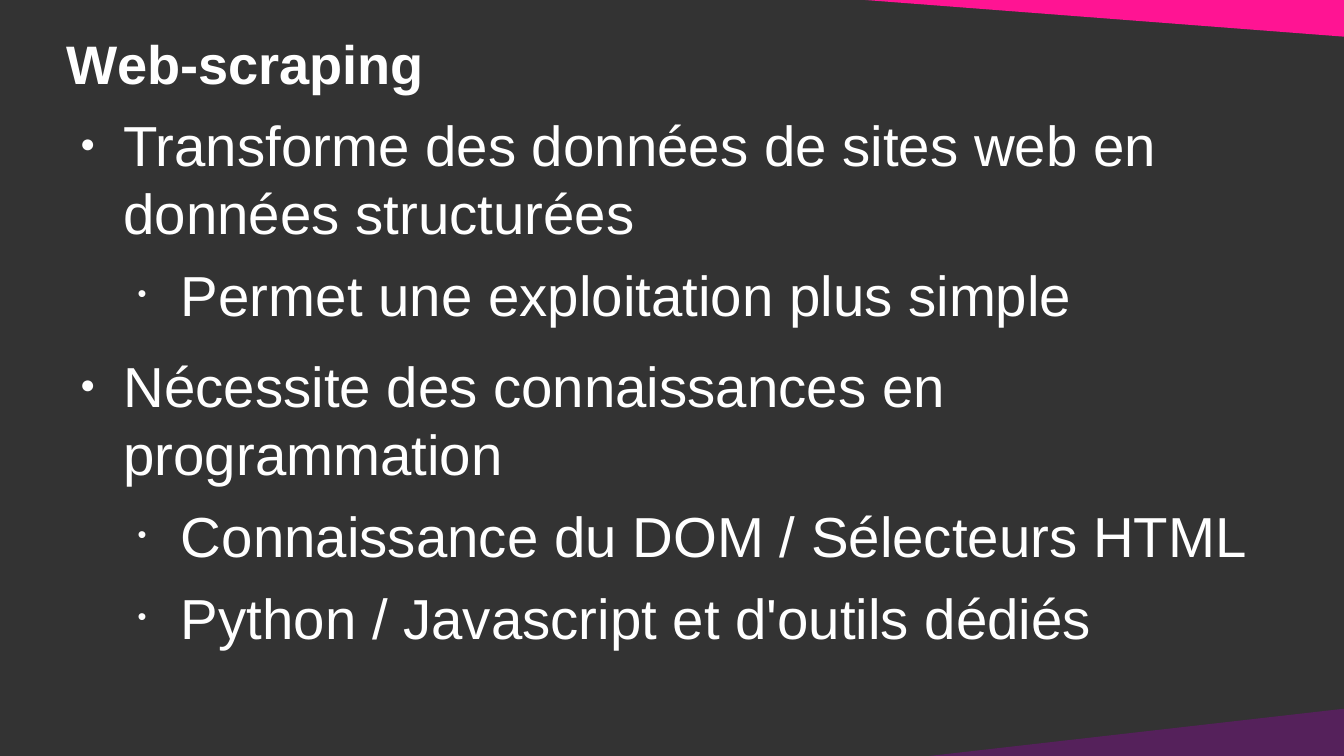
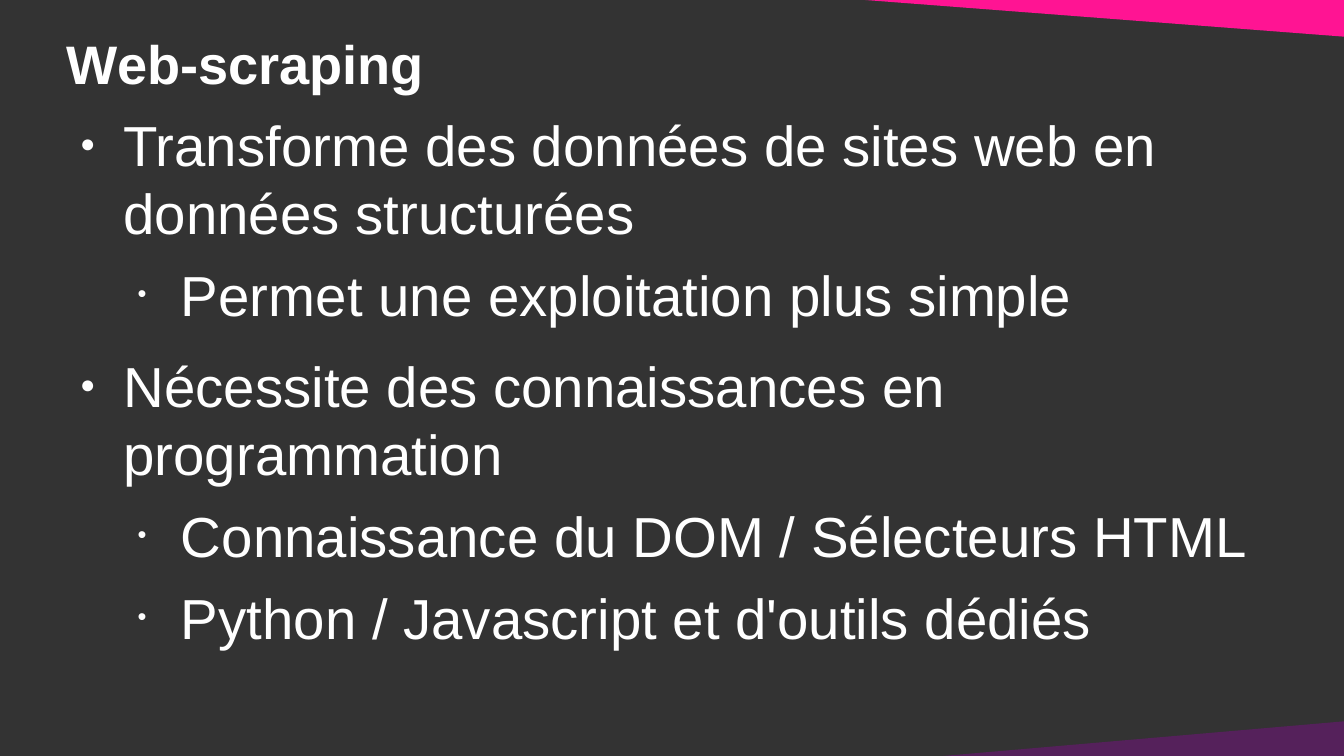
Before and after one commit to DanYellow/cours, a slide deck: slide 7 of data-journalisme-s4/travaux-pratiques/numero-2/presentation.odp. Drawn at 1344x756 pixels with LibreOffice and Linux fonts; fonts in the diff are those of the drawing. Boxes give left, top, right and bottom in pixels: in the first picture for what was removed or moved away, otherwise in the second. Text is boxed around its words. In the diff, an @@ line names an element or a change of style, - is before the commit and + after.

```diff
--- a/data-journalisme-s4/travaux-pratiques/numero-2/presentation.odp
+++ b/data-journalisme-s4/travaux-pratiques/numero-2/presentation.odp
@@ right triangle resized from (x1=886, y1=682, x2=1344, y2=756) to (x1=886, y1=701, x2=1344, y2=756) @@
```
Also in this commit, not shown: 4 other files.
